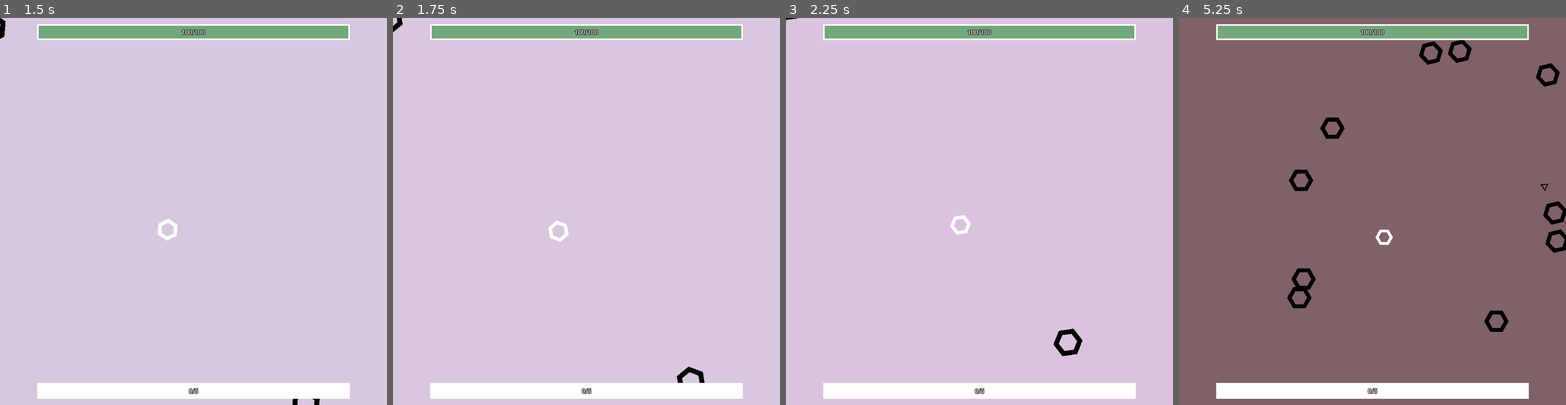
Above: before the commit, frames 1-4 (left to right).
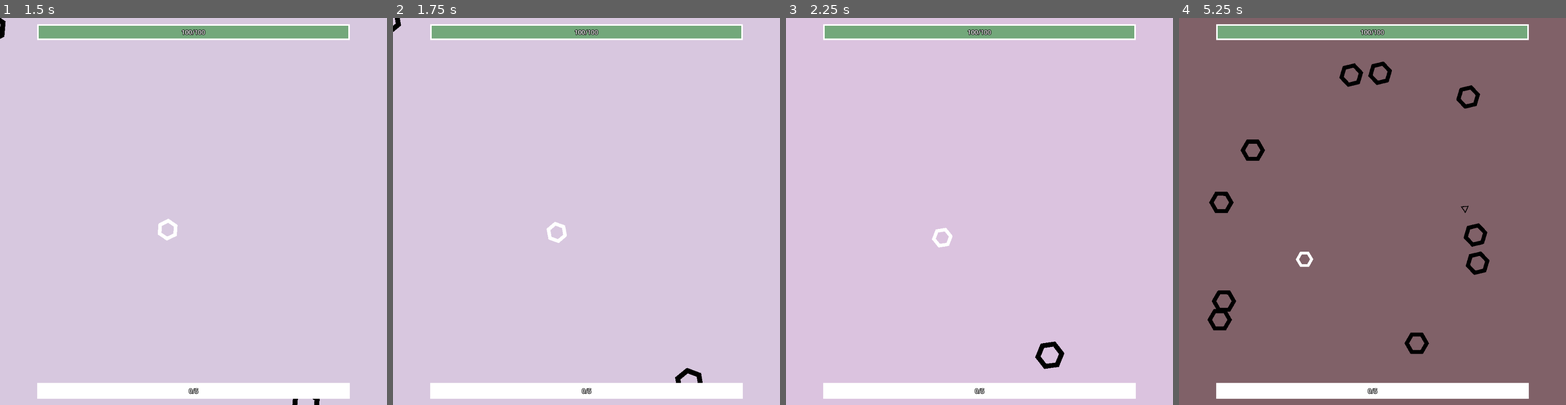
Above: after the commit, the same moments.

Repository: pharnisch/Hexagonal-Havoc
Game: Godot game, scene res://map_1.tscn
Same seed, same stepped clock (60 frames per second), same inputs: the game is played once before the commit and once after it.
Inputs:
- Up to frame 1 (1.5 s): hold Right (ui_right) 0.53-1.28 s; hold Down (ui_down) from 1.28 s (still down)
- Up to frame 2 (1.75 s): keep holding Down (ui_down)
- Up to frame 3 (2.25 s): release Down (ui_down) at 2.03 s; hold Right (ui_right) from 2.03 s (still down)
- Up to frame 4 (5.25 s): release Right (ui_right) at 2.78 s; hold Up (ui_up) 2.78-3.53 s; hold Left (ui_left) 3.53-5.03 s; hold Down (ui_down) from 5.03 s (still down)

Frame 1 is identical in both runs. In frame 2, 0.2% of the frame differs, in the area x 0-81%, y 0-95%; in frame 3, 0.7%; in frame 4, 3.5%, in the area x 7-100%, y 5-87%.

Commit message:
.

Diff:
--- a/Camera2D.gd
+++ b/Camera2D.gd
@@ -25,9 +25,12 @@
 	#self.rotation += delta * 0.05
 
 	# play with offsit/position change of camera! (only slightly), maybe in random direction for x s, and then back immedeately or go back traverse
+	if self.traverse_direction == Vector2(0,0):
+		self.traverse_direction = Vector2(rng.randf_range(-1,1), rng.randf_range(-1,1))
+
 	if traverse_out:
 		self.offset += self.traverse_direction * delta * 50
-		if self.offset.length() >= 100:
+		if self.offset.length() >= 300:
 			traverse_out = false
 	else:
 		self.offset -= self.traverse_direction * delta * 50
